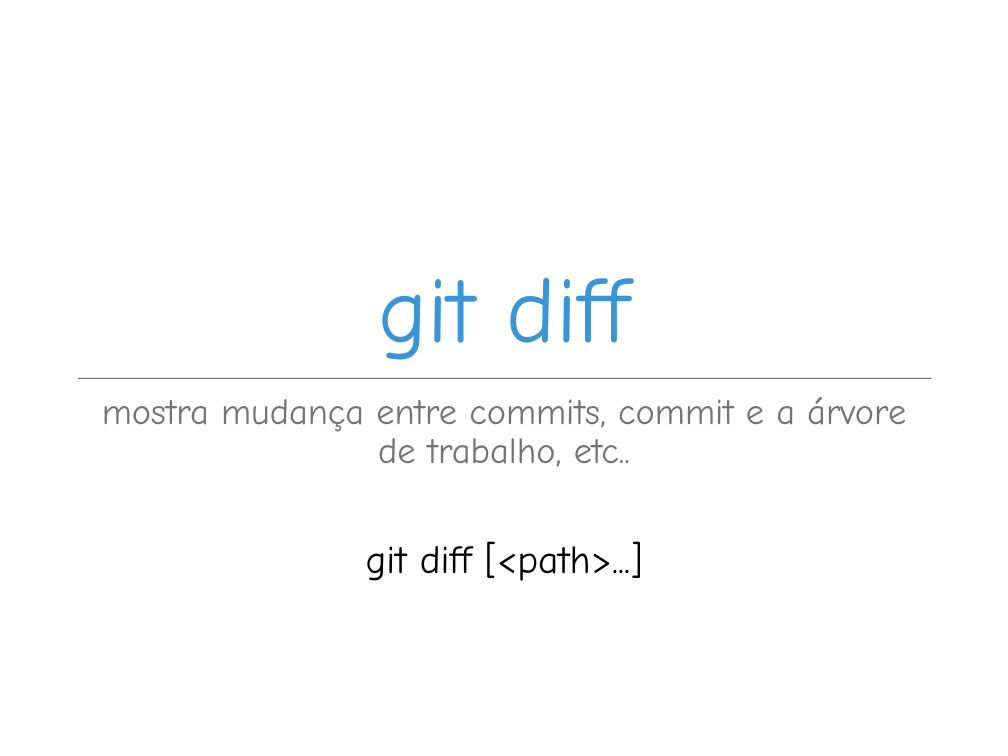
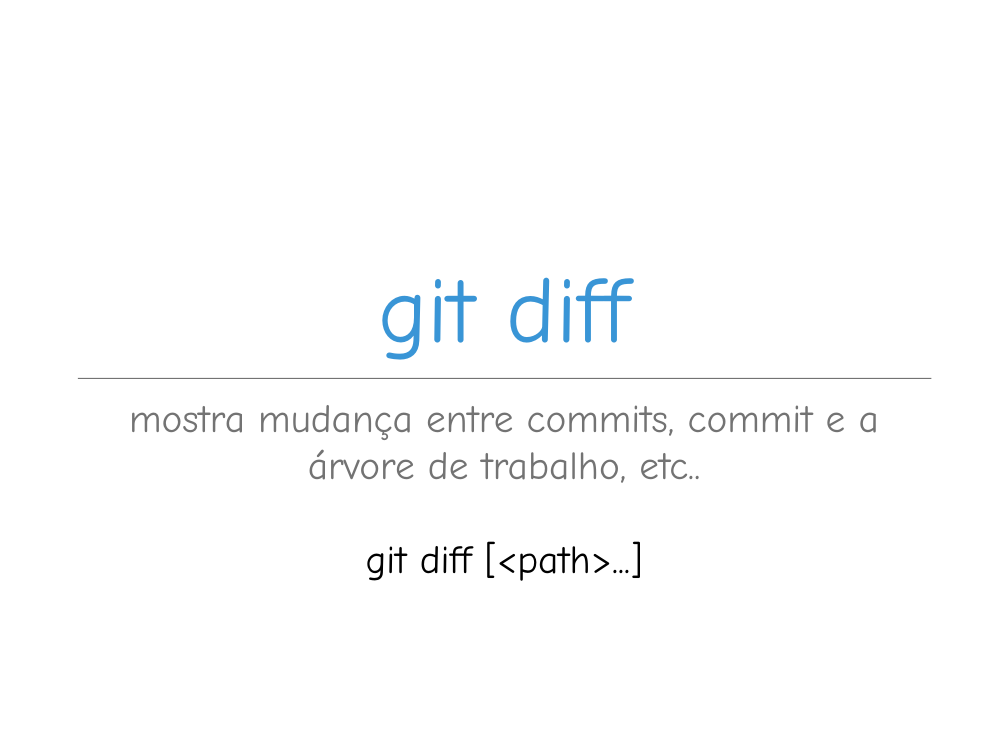
Before and after one commit to fernandocastor/aulas_floss, a slide deck: slide 17 of 07_Git/git.comandos.ppt. Drawn at 1008x756 pixels with LibreOffice and Linux fonts; fonts in the diff are those of the drawing; background and template pictures are left out. Boxes give left, top, right and bottom in pixels: in the first picture for what was removed or moved away, otherwise in the second. Text is boxed around its words. In the diff, an @@ line names an element or a change of style, - is before the commit and + after.

```diff
--- a/07_Git/git.comandos.ppt
+++ b/07_Git/git.comandos.ppt
@@ text "mostra mudança entre commits, commit ..." at (x1=129, y1=405, x2=879, y2=483): size 37 to 40 pt; line spacing 0.9 to 1 @@
```
Also in this commit, not shown: 12 other slides changed, 1 other file.
